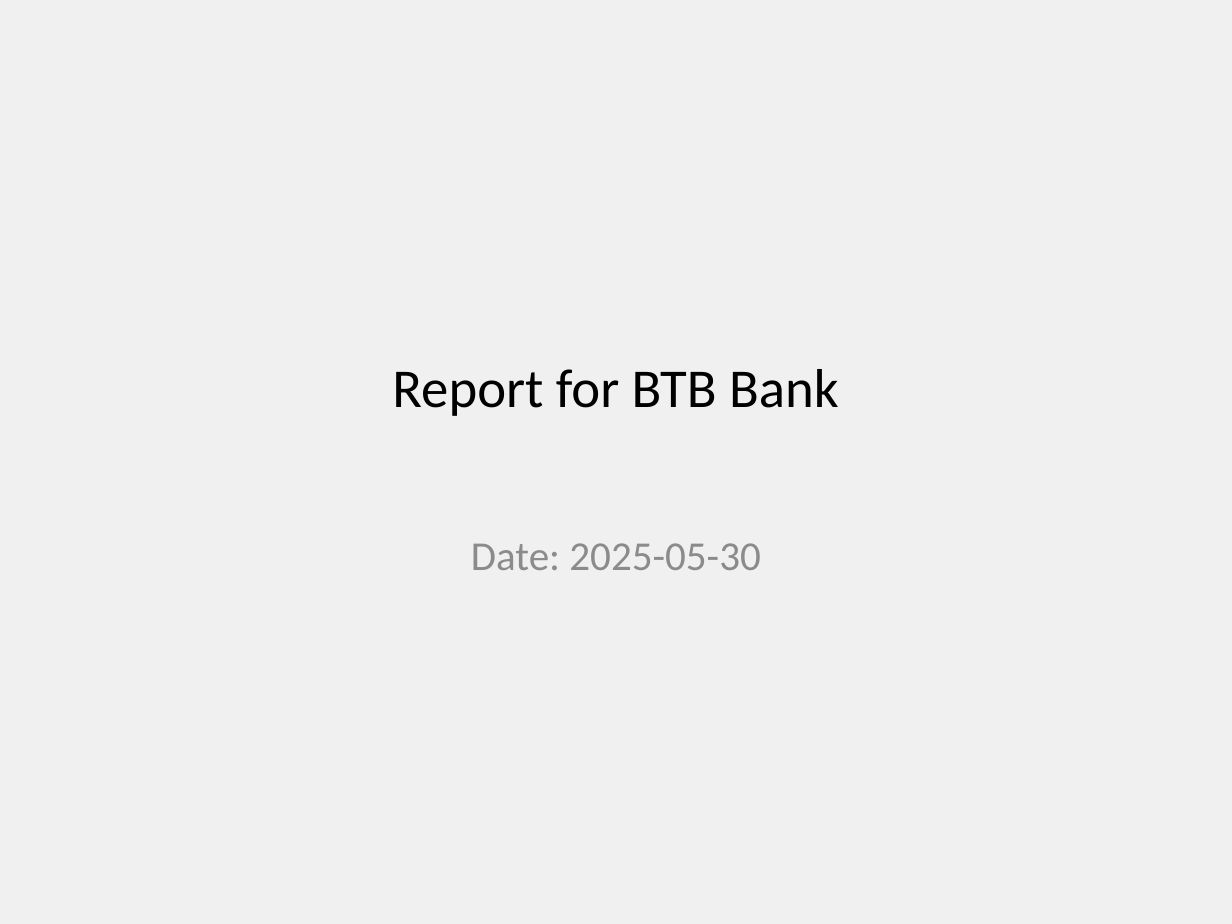
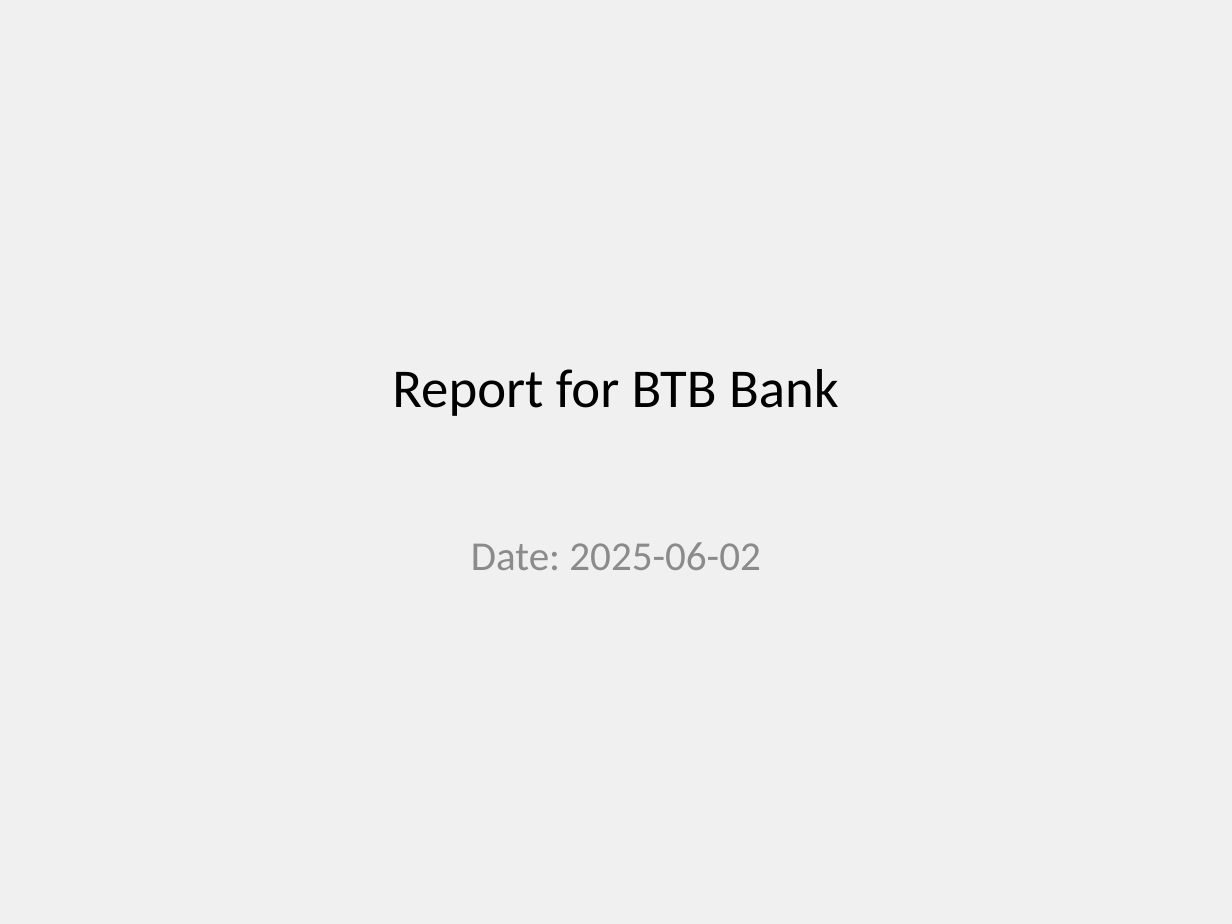
Before and after one commit to FidanEva/python_export_editable_ppt, a slide deck: slide 1 of backend/uploads/output.pptx. Drawn at 1232x924 pixels with LibreOffice and Linux fonts; fonts in the diff are those of the drawing. Boxes give left, top, right and bottom in pixels: in the first picture for what was removed or moved away, otherwise in the second. Text is boxed around its words. In the diff, an @@ line names an element or a change of style, - is before the commit and + after.

```diff
--- a/backend/uploads/output.pptx
+++ b/backend/uploads/output.pptx
@@ subtitle at box(471, 542, 760, 570): text changed @@
-Date: 2025-05-30
+Date: 2025-06-02
```
Also in this commit, not shown: 3 other slides changed, 1 slide added, 1 other file.
